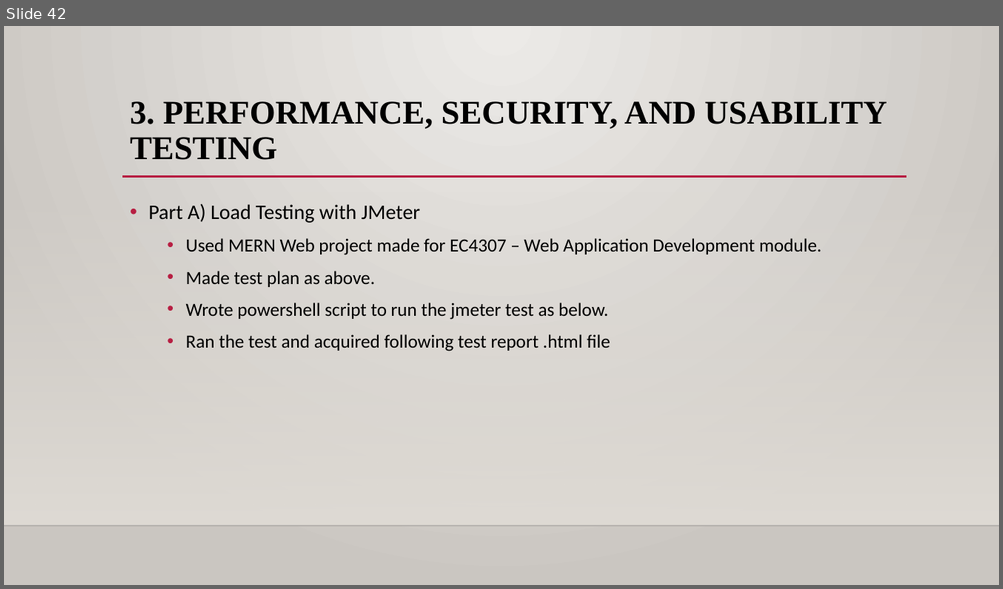
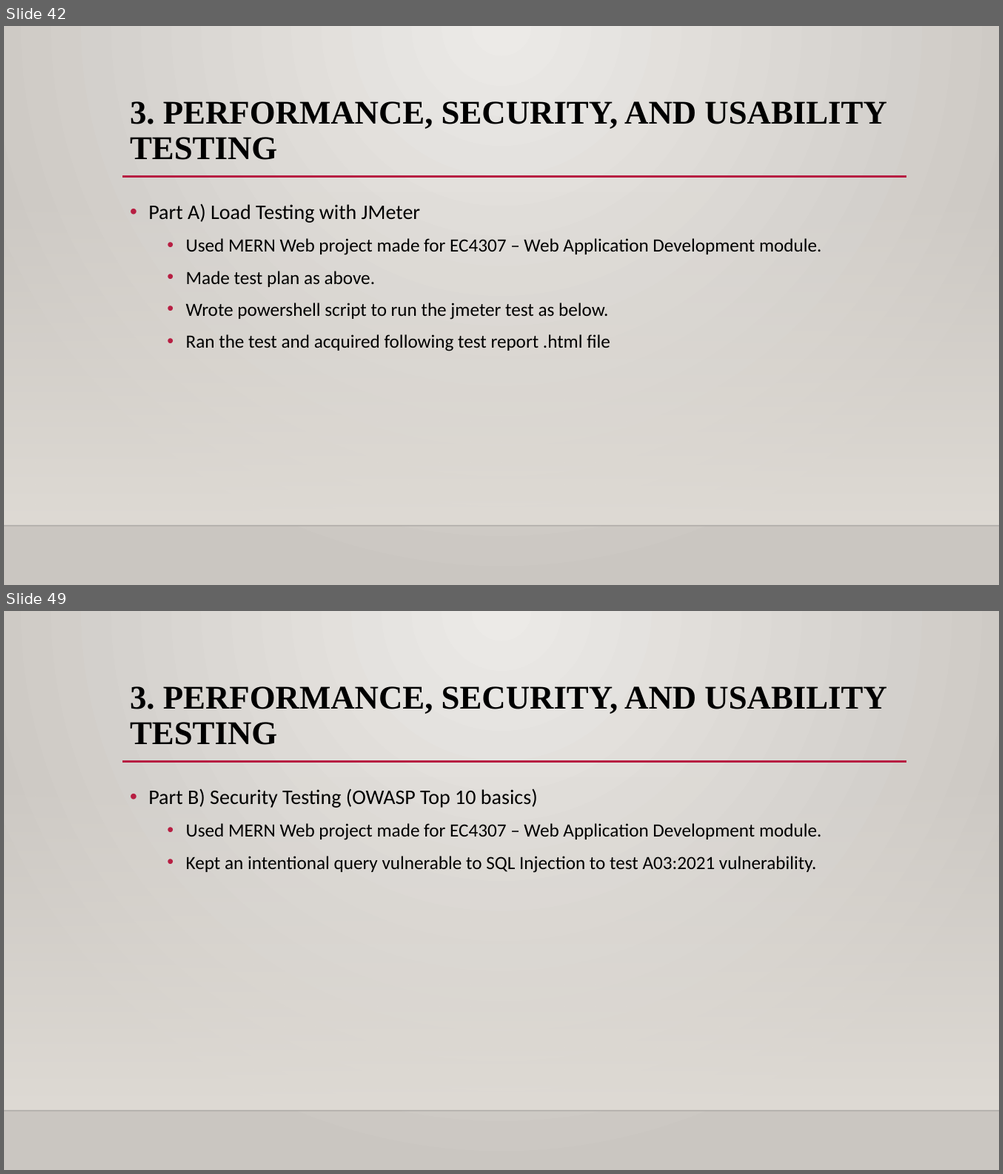
Before and after one commit to Thanu10ekoon/QA_Project, a slide deck: Presentation/EG_2022_5364.pptx. Shown one above the other, each under a label of ours: slide 42 before the commit, slides 42 and 49 after it; the slides between them are not shown. The pictures are 1003x589 and 1003x1174 pixels, drawn with LibreOffice and Linux fonts; fonts in the diff are those of the drawing; background and template pictures are left out. Boxes give left, top, right and bottom in pixels: in the first picture for what was removed or moved away, otherwise in the second. Text is boxed around its words. In the diff, an @@ line names an element or a change of style, - is before the commit and + after.

```diff
--- a/Presentation/EG_2022_5364.pptx
+++ b/Presentation/EG_2022_5364.pptx
@@ slide 49 added at bbox=[4, 611, 999, 1170], background gradient #ECEAE7 to #CAC7C1; not listed: 3 template elements that a slide beside it also shows @@
@@ title added at bbox=[130, 686, 886, 745], 32 pt, text #000000, bold @@
+3. PERFORMANCE, SECURITY, AND USABILITY TESTING
@@ text added at bbox=[148, 789, 821, 873], 18 pt, text #000000 @@
+• Part B) Security Testing (OWASP Top 10 basics)
+  • Used MERN Web project made for EC4307 – Web Application Development module.
+  • Kept an intentional query vulnerable to SQL Injection to test A03:2021 vulnerability.
```
Also in this commit, not shown: 22 other slides added, 2 slides removed, 1 other file.
